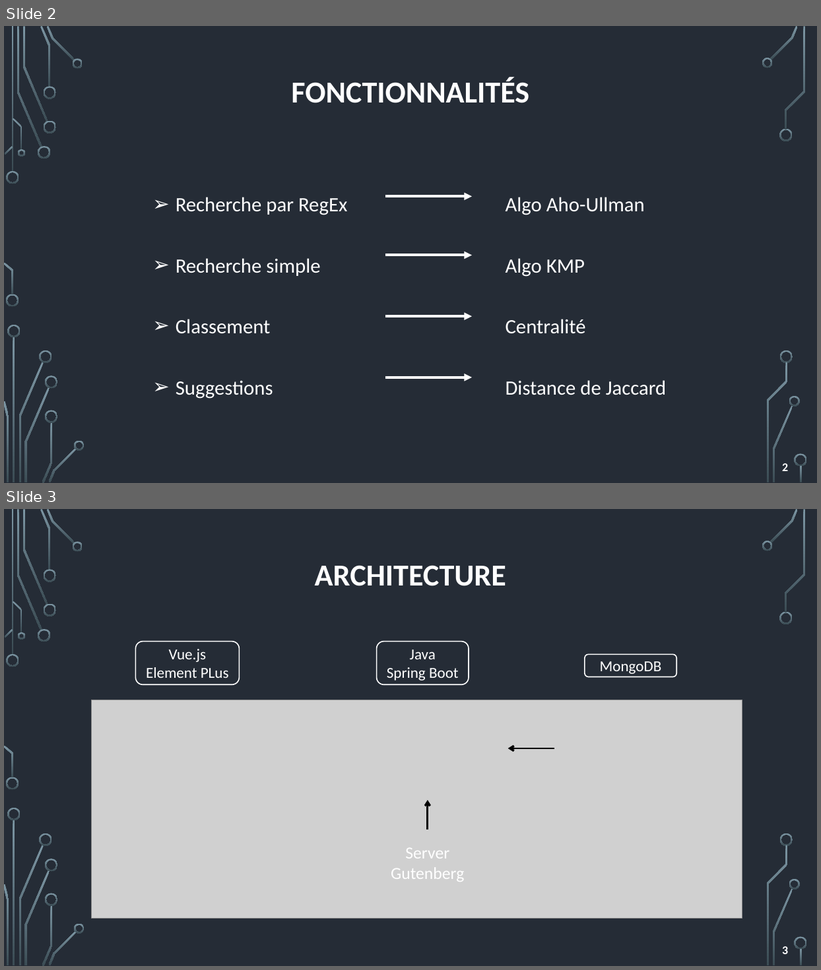
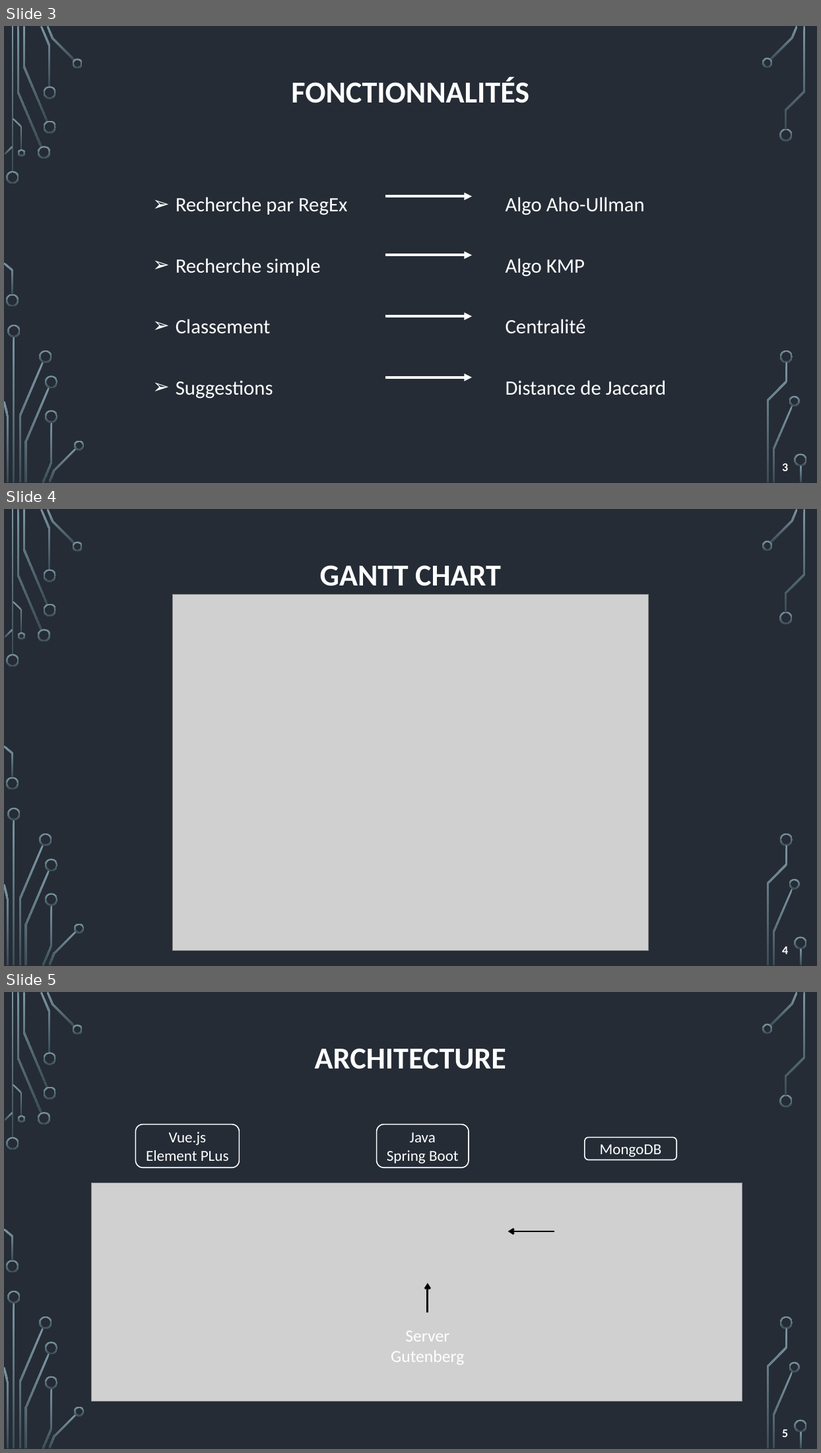
Before and after one commit to clement-gresh/M2-book-search, a slide deck: 01-documentation/05-booksearch-presentation.pptx. Shown one above the other, each under a label of ours: slides 2 and 3 before the commit, slides 3, 4 and 5 after it. The pictures are 821x970 and 821x1453 pixels, drawn with LibreOffice and Linux fonts; fonts in the diff are those of the drawing; grey boxes stand for pictures; background and template pictures are left out. Boxes give left, top, right and bottom in pixels: in the first picture for what was removed or moved away, otherwise in the second. Text is boxed around its words. In the diff, an @@ line names an element or a change of style, - is before the commit and + after.

```diff
--- a/01-documentation/05-booksearch-presentation.pptx
+++ b/01-documentation/05-booksearch-presentation.pptx
@@ slide 4 added at <box>4,509,817,966</box>, background picture (left out); not listed: 36 template elements that a slide beside it also shows @@
@@ text added at <box>320,565,501,586</box>, 36 pt, text #FFFFFF, bold @@
+GANTT CHART
@@ picture added at <box>172,594,649,951</box> @@
@@ page number added at <box>782,947,788,955</box>, 14 pt, text #FFFFFF, bold @@
+4
@@ what was slide 2 is now slide 3 @@
@@ page number at <box>782,464,788,472</box>: text changed @@
-2
+3
@@ what was slide 3 is now slide 5 @@
@@ page number at <box>782,1430,788,1438</box>: text changed @@
-3
+5
```
Also in this commit, not shown: 1 slide changed, 3 other slides added.
